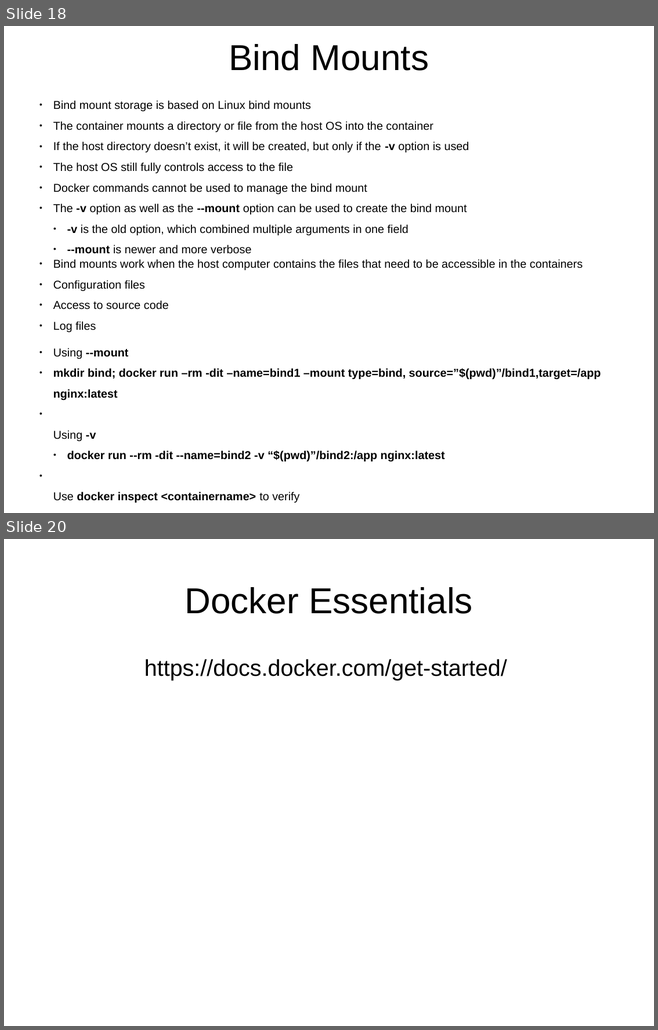
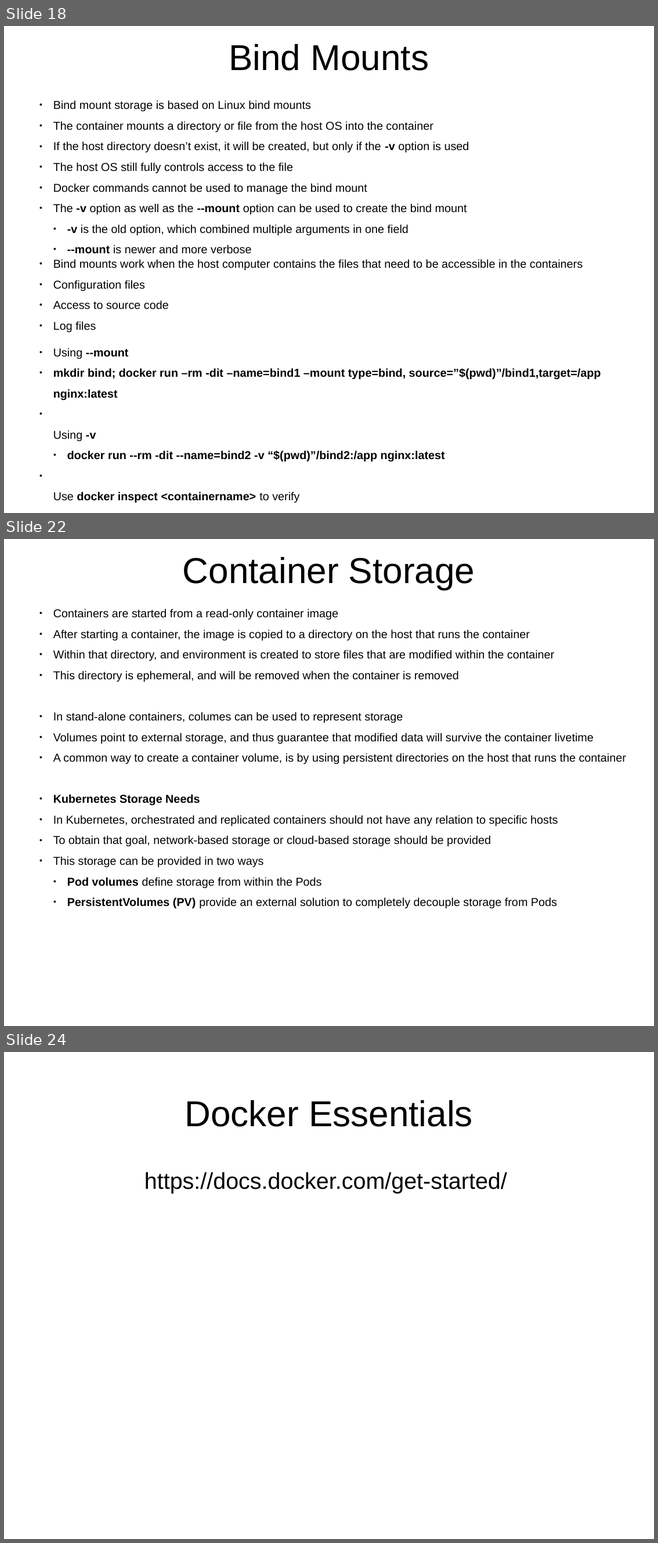
Before and after one commit to j-avdeev/DevOps, a slide deck: Lec presentations/DevOps - lec2 - RAID VM Docker.odp. Shown one above the other, each under a label of ours: slides 18 and 20 before the commit, slides 18, 22 and 24 after it; the slides between them are not shown. The pictures are 658x1030 and 658x1543 pixels, drawn with LibreOffice and Linux fonts; fonts in the diff are those of the drawing. Boxes give left, top, right and bottom in pixels: in the first picture for what was removed or moved away, otherwise in the second. Text is boxed around its words. In the diff, an @@ line names an element or a change of style, - is before the commit and + after.

```diff
--- a/Lec presentations/DevOps - lec2 - RAID VM Docker.odp
+++ b/Lec presentations/DevOps - lec2 - RAID VM Docker.odp
@@ slide 22 added at (x1=4, y1=539, x2=654, y2=1026), background #FFFFFF @@
@@ title added at (x1=183, y1=557, x2=474, y2=589), 44 pt, text #000000 @@
+Container Storage
@@ text added at (x1=53, y1=609, x2=626, y2=908), 14 pt, text #000000 @@
+● Containers are started from a read-only container image
+● After starting a container, the image is copied to a directory on the host that runs the container
+● Within that directory, and environment is created to store files that are modified within the container
+● This directory is ephemeral, and will be removed when the container is removed
+● In stand-alone containers, columes can be used to represent storage
+● Volumes point to external storage, and thus guarantee that modified data will survive the container livetime
+● A common way to create a container volume, is by using persistent directories on the host that runs the container
+● Kubernetes Storage Needs
+● In Kubernetes, orchestrated and replicated containers should not have any relation to specific hosts
+● To obtain that goal, network-based storage or cloud-based storage should be provided
+● This storage can be provided in two ways
+  ● Pod volumes define storage from within the Pods
+  ● PersistentVolumes (PV) provide an external solution to completely decouple storage from Pods
@@ what was slide 20 is now slide 24 @@
```
Also in this commit, not shown: 1 slide changed, 3 other slides added, 6 other files.
